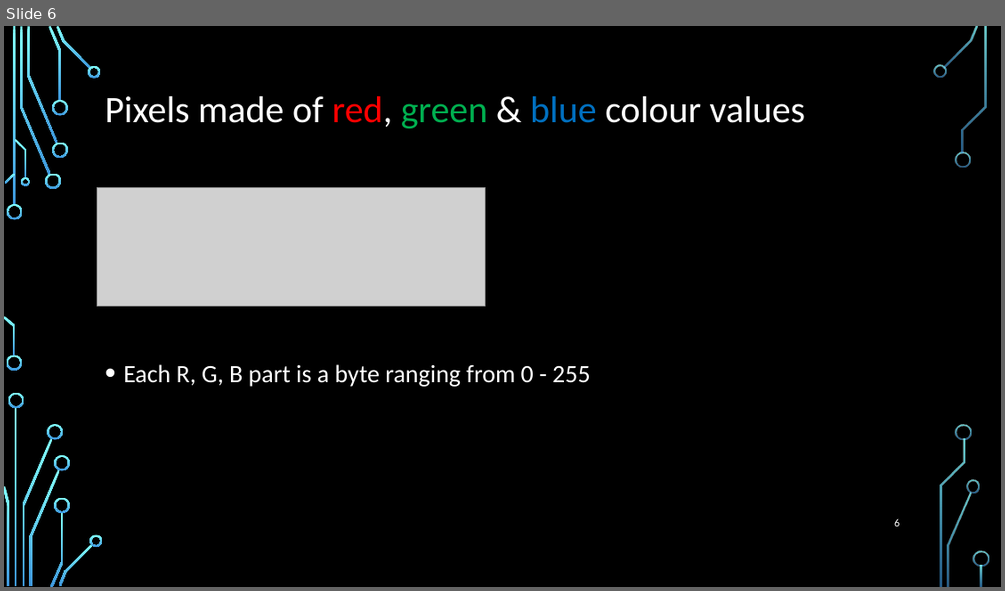
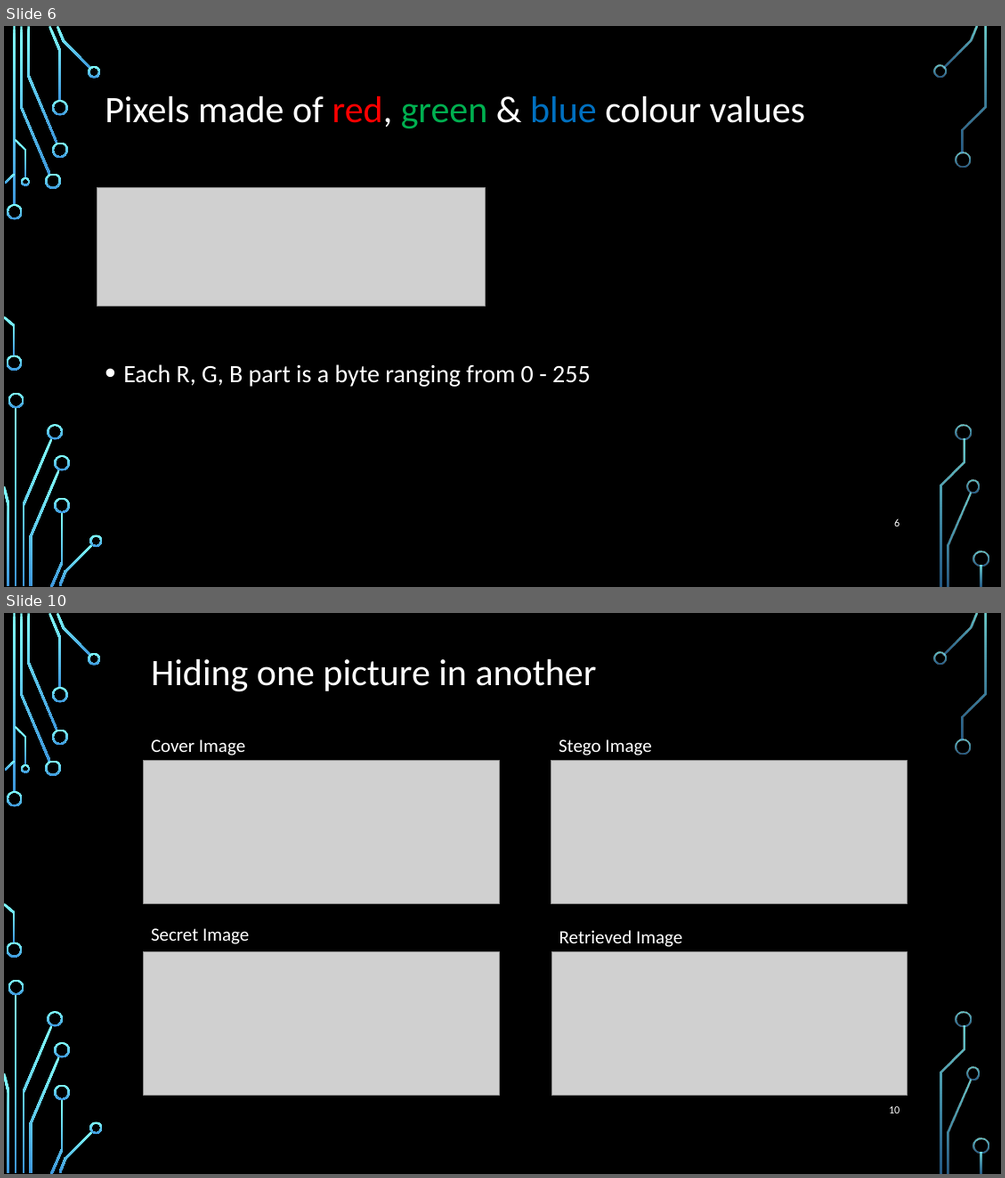
Before and after one commit to torrens/kainosSteg, a slide deck: kainosSteg.pptx. Shown one above the other, each under a label of ours: slide 6 before the commit, slides 6 and 10 after it; the slides between them are not shown. The pictures are 1005x591 and 1005x1178 pixels, drawn with LibreOffice and Linux fonts; fonts in the diff are those of the drawing; grey boxes stand for pictures; background and template pictures are left out. Boxes give left, top, right and bottom in pixels: in the first picture for what was removed or moved away, otherwise in the second. Text is boxed around its words. In the diff, an @@ line names an element or a change of style, - is before the commit and + after.

```diff
--- a/kainosSteg.pptx
+++ b/kainosSteg.pptx
@@ slide 10 added at box(4, 613, 1001, 1174), background picture (left out); not listed: 36 template elements that a slide beside it also shows @@
@@ title added at box(151, 659, 597, 692), 36 pt, text #FFFFFF @@
+Hiding one picture in another
@@ text added at box(151, 739, 245, 755), 18 pt, text #FFFFFF @@
+Cover Image
@@ text added at box(558, 739, 651, 755), 18 pt, text #FFFFFF @@
+Stego Image
@@ picture added at box(144, 761, 499, 904) @@
@@ picture added at box(551, 761, 906, 904) @@
@@ text added at box(151, 928, 249, 944), 18 pt, text #FFFFFF @@
+Secret Image
@@ text added at box(559, 930, 682, 947), 18 pt, text #FFFFFF @@
+Retrieved Image
@@ picture added at box(144, 952, 499, 1095) @@
@@ picture added at box(552, 952, 907, 1095) @@
@@ page number added at box(889, 1106, 899, 1113), 10.5 pt, text #FFFFFF @@
+10
```
Also in this commit, not shown: 6 slides changed, 3 other slides added, 13 other files.
